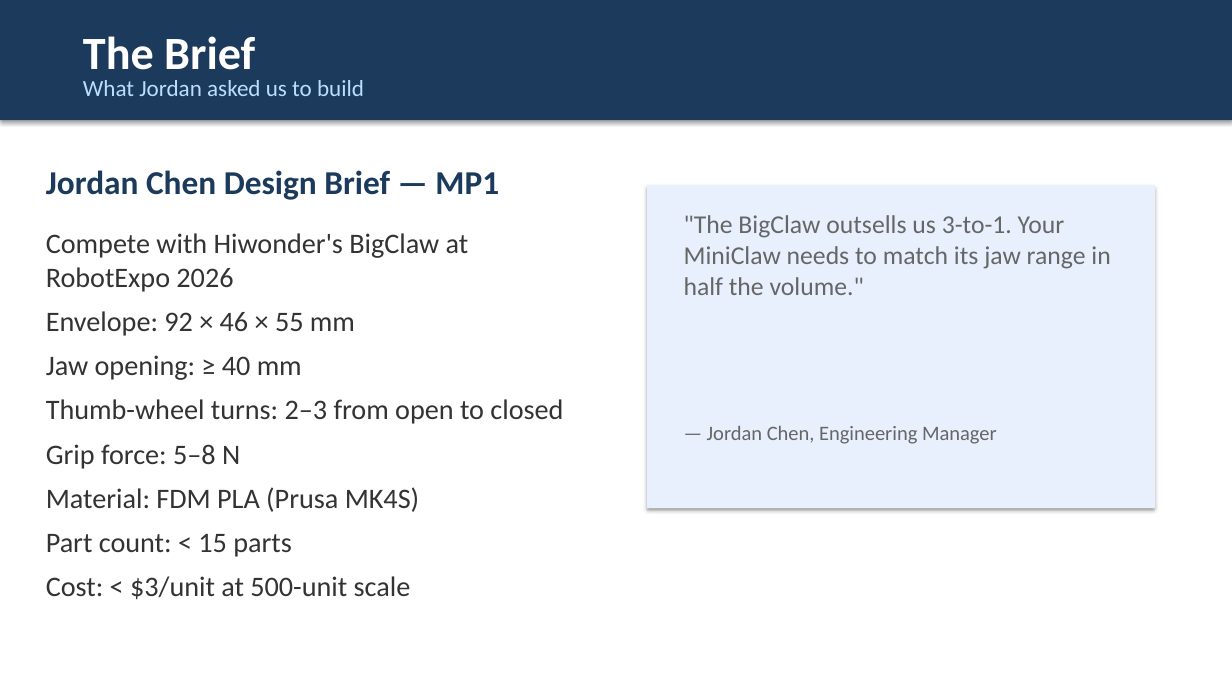
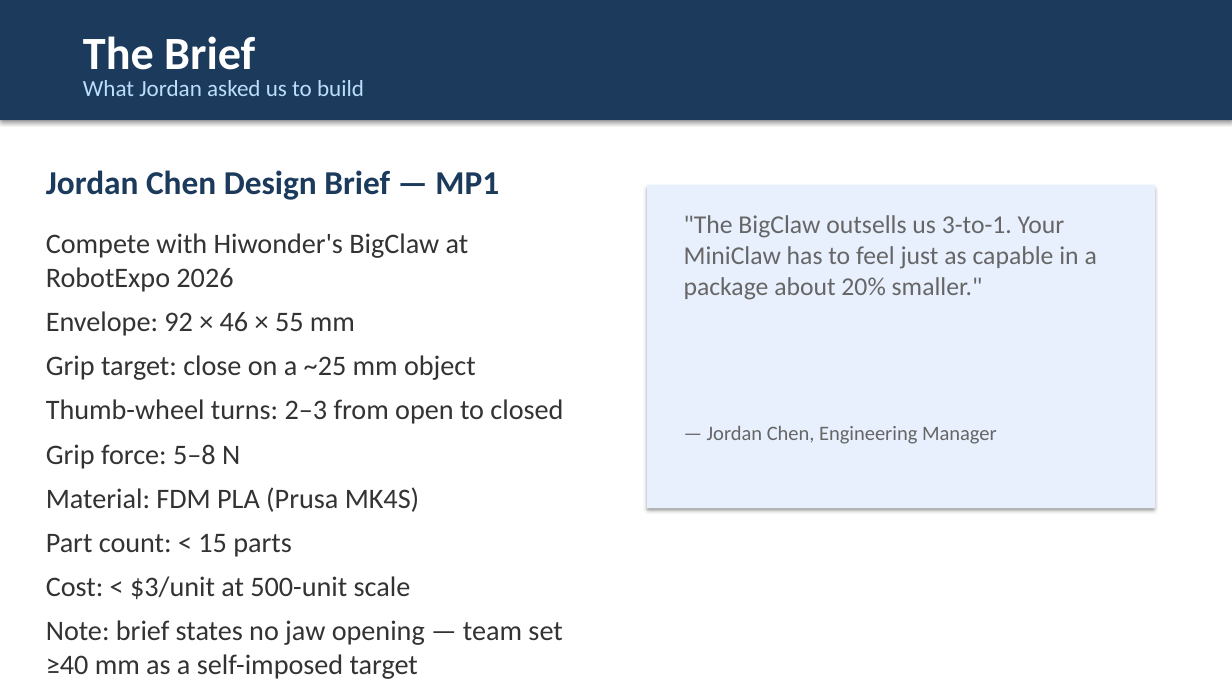
Before and after one commit to DavidR734/ai-in-pd-spring2026-2, a slide deck: slide 2 of MP5/slides.pptx. Drawn at 1232x693 pixels with LibreOffice and Linux fonts; fonts in the diff are those of the drawing. Boxes give left, top, right and bottom in pixels: in the first picture for what was removed or moved away, otherwise in the second. Text is boxed around its words. In the diff, an @@ line names an element or a change of style, - is before the commit and + after.

```diff
--- a/MP5/slides.pptx
+++ b/MP5/slides.pptx
@@ text at (x1=684, y1=215, x2=1097, y2=300): text changed @@
-"The BigClaw outsells us 3-to-1. Your MiniClaw needs to match its jaw range in half the volume."
+"The BigClaw outsells us 3-to-1. Your MiniClaw has to feel just as capable in a package about 20% smaller."
@@ text at (x1=46, y1=355, x2=476, y2=380): text changed @@
-Jaw opening: ≥ 40 mm
+Grip target: close on a ~25 mm object
@@ text at (x1=46, y1=620, x2=562, y2=679): paragraph added @@
+Note: brief states no jaw opening — team set ≥40 mm as a self-imposed target
```
Also in this commit, not shown: 2 other slides changed, 11 other files.
